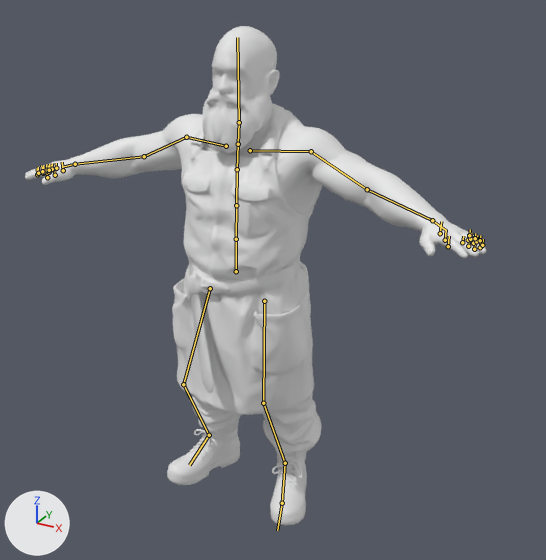
The glTF model assets/game/folk/butcher.glb as it was, and as the next commit left it.
Before and after are seen from a 50 mm camera at (1.346, -2.219, 2.084) aimed at (0.104, 0.039, 0.955). The lights are fixed; the arrows at lower left show +X, +Y and +Z. The first picture is the older version. Both versions are drawn at the pose saved in each file; the numbers are the values there. The bones that change, and the others that lie on the model, are drawn over the model as lines.

In view in the first picture: 'char1'.
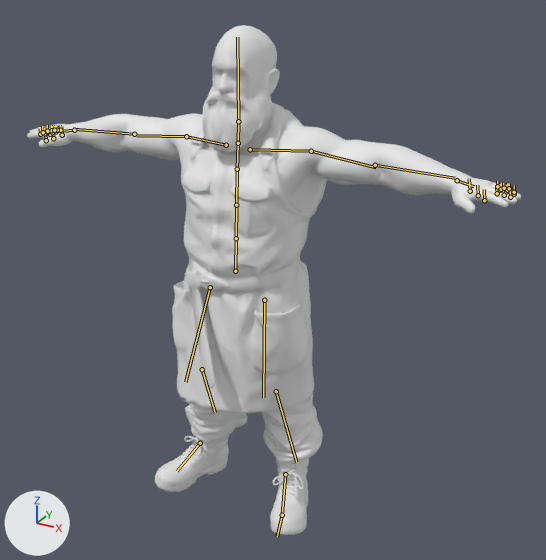
Where the change shows, as pixel boxes (x1, y1, x2, y2) in the pictures (546 x 560 px):
'char1', posed (7% wider)
    before: (25, 26, 486, 525)
    after: (27, 25, 521, 535)
bone 'mixamorig:LeftArm', root to tip
    before: (311, 151) to (367, 189)
    after: (311, 151) to (376, 167)
bone 'mixamorig:LeftForeArm', root to tip
    before: (367, 189) to (432, 220)
    after: (375, 165) to (455, 178)
bone 'mixamorig:RightArm', root to tip
    before: (186, 137) to (144, 156)
    after: (186, 136) to (136, 135)
bone 'mixamorig:RightForeArm', root to tip
    before: (144, 156) to (75, 164)
    after: (134, 134) to (73, 129)
bone 'mixamorig:LeftLeg', root to tip
    before: (263, 403) to (285, 463)
    after: (276, 391) to (296, 462)
bone 'mixamorig:RightUpLeg', root to tip
    before: (210, 288) to (183, 384)
    after: (210, 287) to (185, 382)
bone 'mixamorig:RightLeg', root to tip
    before: (183, 384) to (209, 435)
    after: (202, 369) to (215, 412)

What the commit changed:
Bone 'mixamorig:LeftArm' (bone_mixamorig_leftarm) turns from (0, 0, 0) to (-9, 0, 16) degrees about its own x, y and z.
Bone 'mixamorig:LeftForeArm' (bone_mixamorig_leftforearm) turns from (0, 0, 0) to (-1, 0, -10) degrees about its own x, y and z.
Bone 'mixamorig:RightArm' (bone_mixamorig_rightarm) turns from (0, 0, 0) to (2, 1, -20) degrees about its own x, y and z.
Bone 'mixamorig:RightForeArm' (bone_mixamorig_rightforearm) turns from (0, 0, 0) to (-12, 2, 19) degrees about its own x, y and z.
Bone 'mixamorig:LeftLeg' (bone_mixamorig_leftleg) turns from (0, 0, 0) to (-9, -2, -5) degrees about its own x, y and z.
Bone 'mixamorig:RightUpLeg' (bone_mixamorig_rightupleg) turns from (0, 0, 0) to (-10, 2, -5) degrees about its own x, y and z.
Bone 'mixamorig:RightLeg' (bone_mixamorig_rightleg) turns from (0, 0, 0) to (11, 4, 12) degrees about its own x, y and z.
